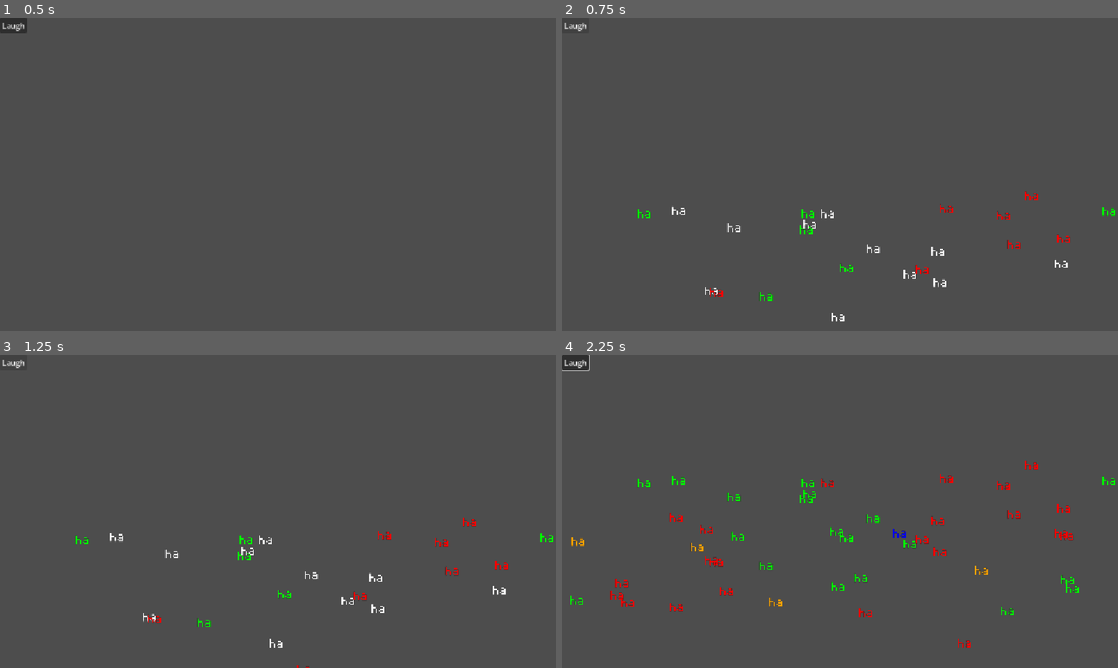
Above: before the commit, frames 1-4 (two rows, left to right).
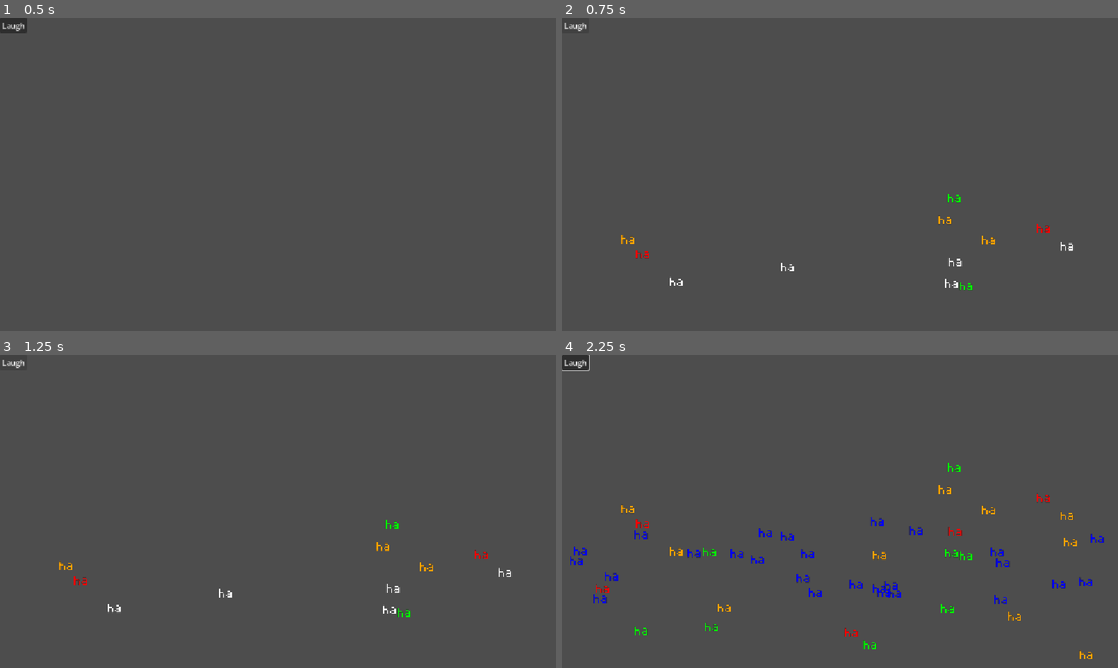
Above: after the commit, the same moments.

Repository: natleahh/project-bringer-2
Game: Godot game, scene res://Gig/Audience/audience_ui.tscn
Same seed, same stepped clock (60 frames per second), same inputs: the game is played once before the commit and once after it. The project has no main scene, so this scene is started directly.
Inputs (mouse positions are in pixels of both pictures, inside the frame that each line leads up to):
- Up to frame 1 (0.5 s): no input
- Up to frame 2 (0.75 s): click "Laugh" at 0.5 s
- Up to frame 3 (1.25 s): no input
- Up to frame 4 (2.25 s): tap Enter (act_view_play) at 1.25, 1.35 s; move the mouse to (962, 495) at 1.27 s; hold Tab (act_viewer_cycle_fwd) 1.28-2.03 s; move the mouse to (728, 527) at 2.02 s; tap Space (act_viewer_select) at 2.1 s

Frame 1 is identical in both runs. In frame 2, 1.0% of the frame differs, in the area x 10-100%, y 55-98%; in frame 3, 1.0%; in frame 4, 2.8%, in the area x 1-100%, y 33-98%.

Commit message:
feat: tweak preference profile calculation

Diff:
--- a/Gig/Audience/audience_state.gd
+++ b/Gig/Audience/audience_state.gd
@@ -1,6 +1,8 @@
 class_name AudienceState extends Object
 
 signal revealed_audience(index: int)
+
+const PREFERENCE_BASE: int = 2
 
 var members: Array[Models.ComedyType]
 var total: int:
@@ -20,7 +22,8 @@
 var known: Array[int] = []
 
 static func random_preference_array() -> Array[float]:
-	var data = range(4).map(func (_i): return randf())
+	var data = range(4).map(func (i): return randi_range(0, PREFERENCE_BASE + i))
+	data.shuffle()
 	var _total = float(data.reduce(func (a, b): return a + b, 0))
 	return data.map(func (a): return float(a) / _total)
 
